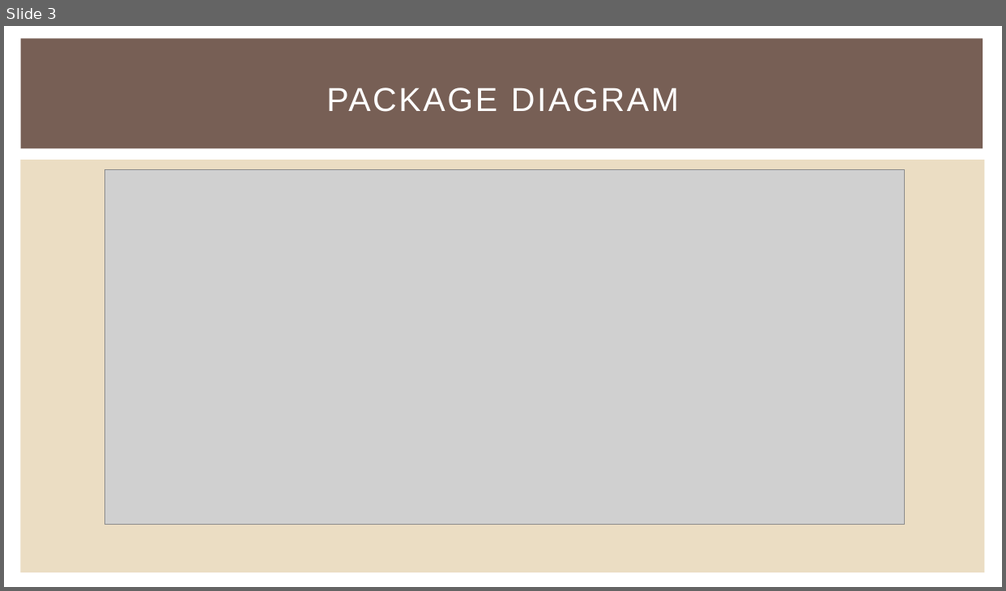
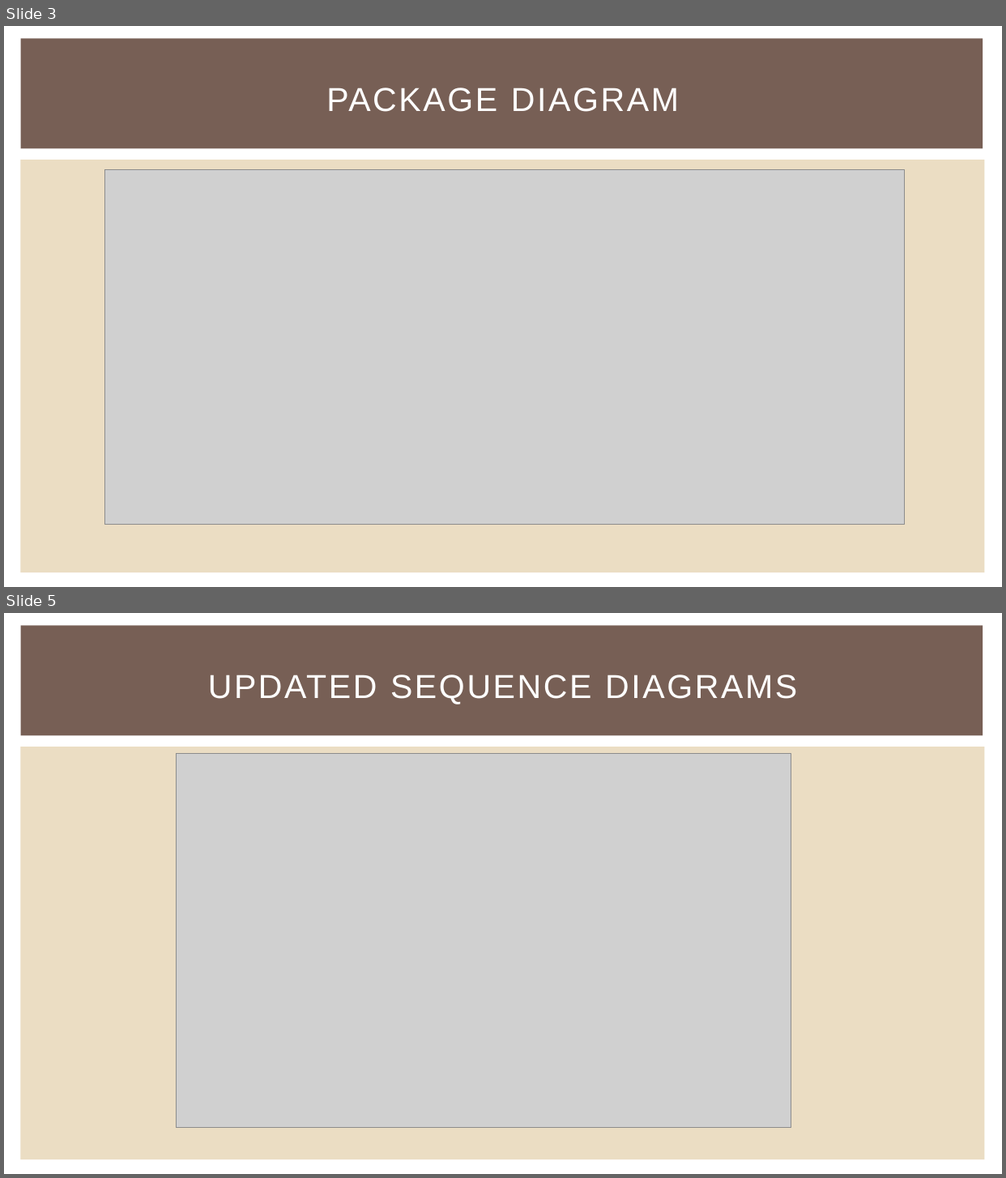
Before and after one commit to NickWaltCSU/cs414-f17-301-UltraLiteCoding, a slide deck: Presentation 4/Final Presentation.pptx. Shown one above the other, each under a label of ours: slide 3 before the commit, slides 3 and 5 after it; the slides between them are not shown. The pictures are 1006x591 and 1006x1178 pixels, drawn with LibreOffice and Linux fonts; fonts in the diff are those of the drawing; grey boxes stand for pictures. Boxes give left, top, right and bottom in pixels: in the first picture for what was removed or moved away, otherwise in the second. Text is boxed around its words. In the diff, an @@ line names an element or a change of style, - is before the commit and + after.

```diff
--- a/Presentation 4/Final Presentation.pptx
+++ b/Presentation 4/Final Presentation.pptx
@@ slide 5 added at [4,613,1002,1174], background #FFFFFF; not listed: 2 template elements that a slide beside it also shows @@
@@ title added at [208,675,797,705], 32 pt, text #FFFFFF @@
+UPDATED SEQUENCE DIAGRAMS
@@ picture added at [177,754,791,1128] @@
```
Also in this commit, not shown: 1 slide changed, 2 other slides added.
